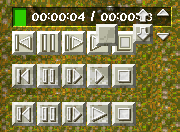
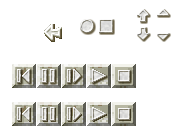
Two versions of the same layered image (180 × 132). Layer-by-layer changes:
showed "Layer 8" over bbox(44, 24, 62, 42)
painted on "Layer 9 copy 2" over bbox(80, 19, 113, 33)
hid "Layer 6" over bbox(133, 24, 153, 44)
removed layer "Layer 7" over bbox(17, 69, 130, 121)
added layer "Layer 9 copy 4" above "Layer 9 copy 5" over bbox(17, 69, 130, 83)
added layer "Layer 9 copy 5" above "Layer 4 copy" over bbox(17, 107, 130, 121)
painted on "Layer 4 copy" over bbox(96, 24, 118, 46)
removed layer "Layer 2" over bbox(0, 0, 180, 132)
added layer "Layer 10" over bbox(0, 0, 180, 132)
